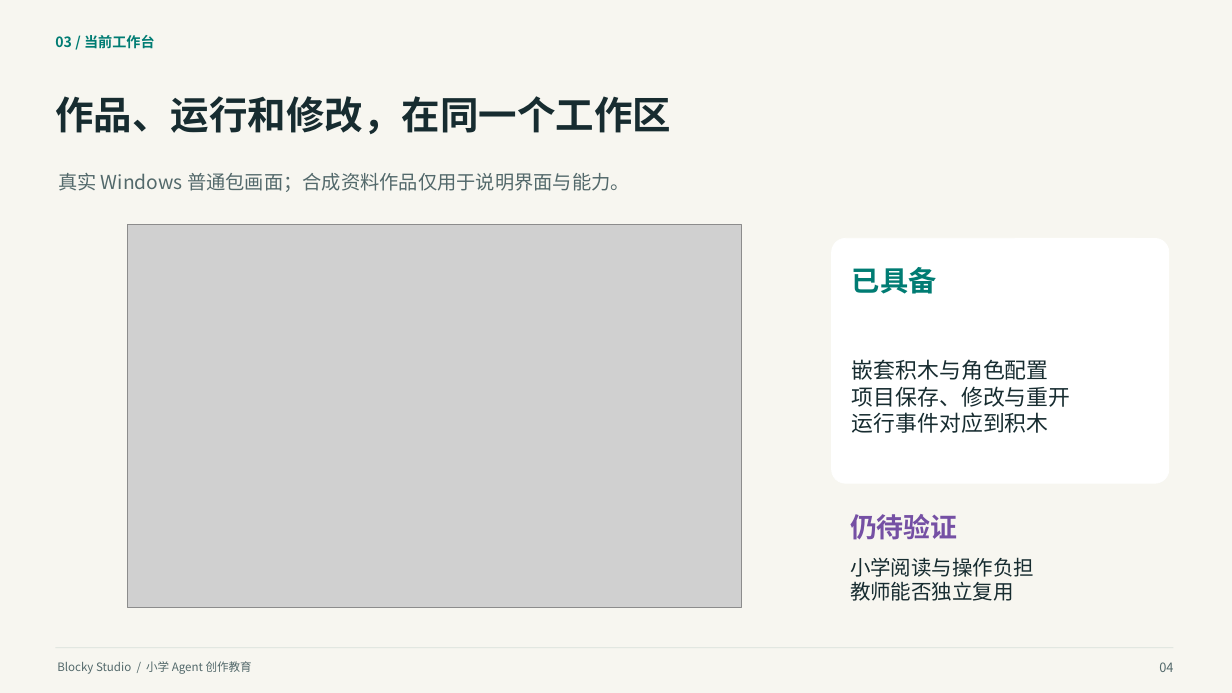
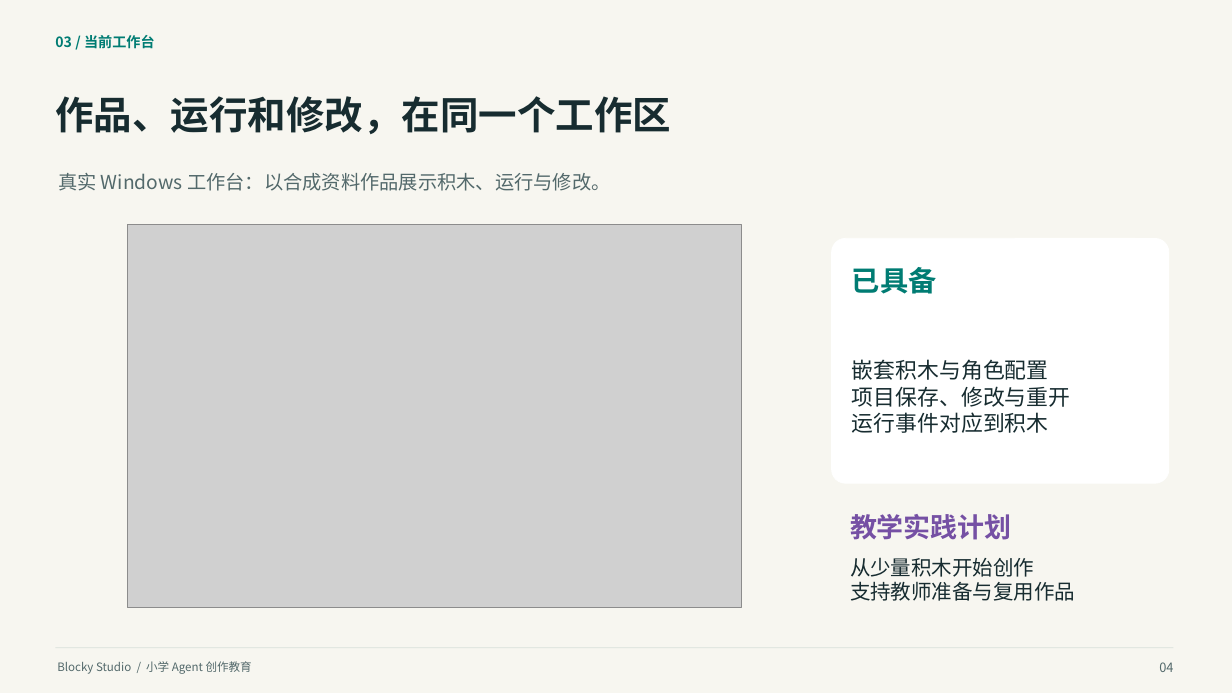
Before and after one commit to q2955161835-debug/Blocky-AI, a slide deck: slide 4 of doc/交付/2026-10-03-答辩与商业计划书/Blocky-Studio-小学Agent创作教育-2026-10-03.pptx. Drawn at 1232x693 pixels with LibreOffice and Linux fonts; fonts in the diff are those of the drawing; grey boxes stand for pictures. Boxes give left, top, right and bottom in pixels: in the first picture for what was removed or moved away, otherwise in the second. Text is boxed around its words. In the diff, an @@ line names an element or a change of style, - is before the commit and + after.

Commit message:
docs: revise pitch wording and record independent investor reaudit [skip ci]

```diff
--- a/doc/交付/2026-10-03-答辩与商业计划书/Blocky-Studio-小学Agent创作教育-2026-10-03.pptx
+++ b/doc/交付/2026-10-03-答辩与商业计划书/Blocky-Studio-小学Agent创作教育-2026-10-03.pptx
@@ text at (x1=58, y1=173, x2=610, y2=191): text changed @@
-真实 Windows 普通包画面；合成资料作品仅用于说明界面与能力。
+真实 Windows 工作台：以合成资料作品展示积木、运行与修改。
@@ text at (x1=850, y1=514, x2=1012, y2=540): text changed @@
-仍待验证
+教学实践计划
@@ text at (x1=850, y1=557, x2=1075, y2=601): text changed @@
-小学阅读与操作负担
-教师能否独立复用
+从少量积木开始创作
+支持教师准备与复用作品
```
Also in this commit, not shown: 14 other slides changed, 12 other files.
